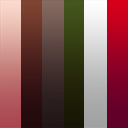
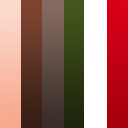
Two versions of the same layered image (128px x 128px). Layer-by-layer changes:
pixels changed over [0, 0, 128, 128] (layer not identified)
